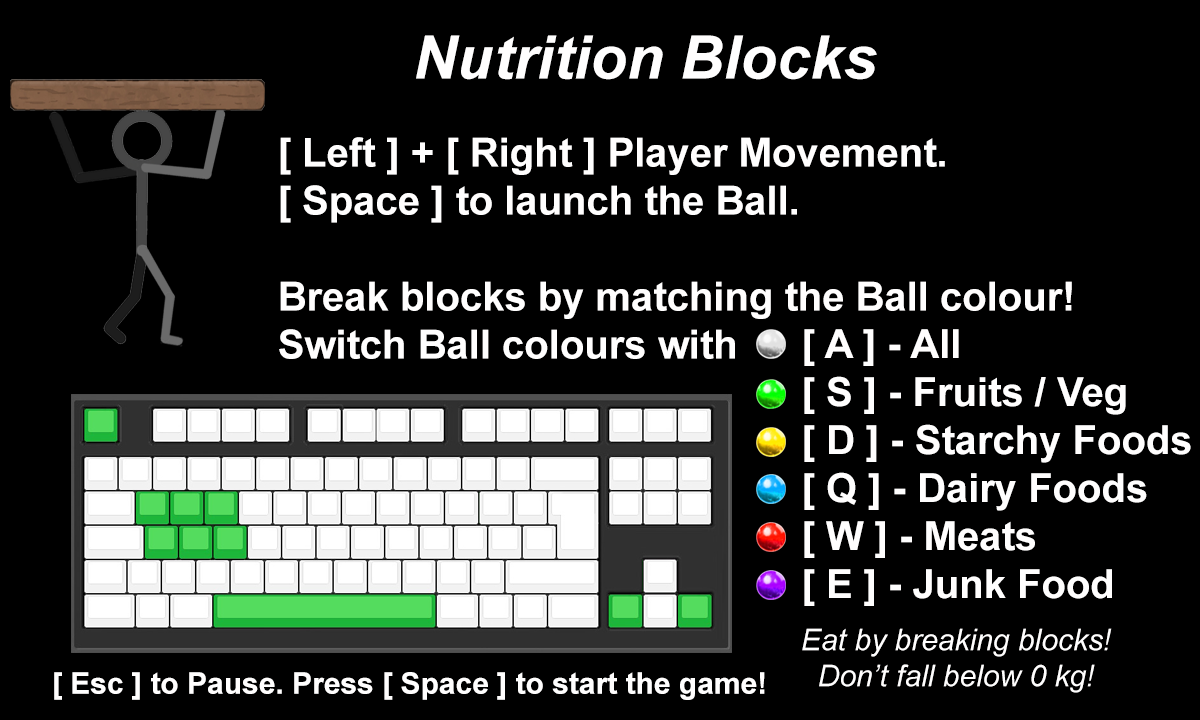
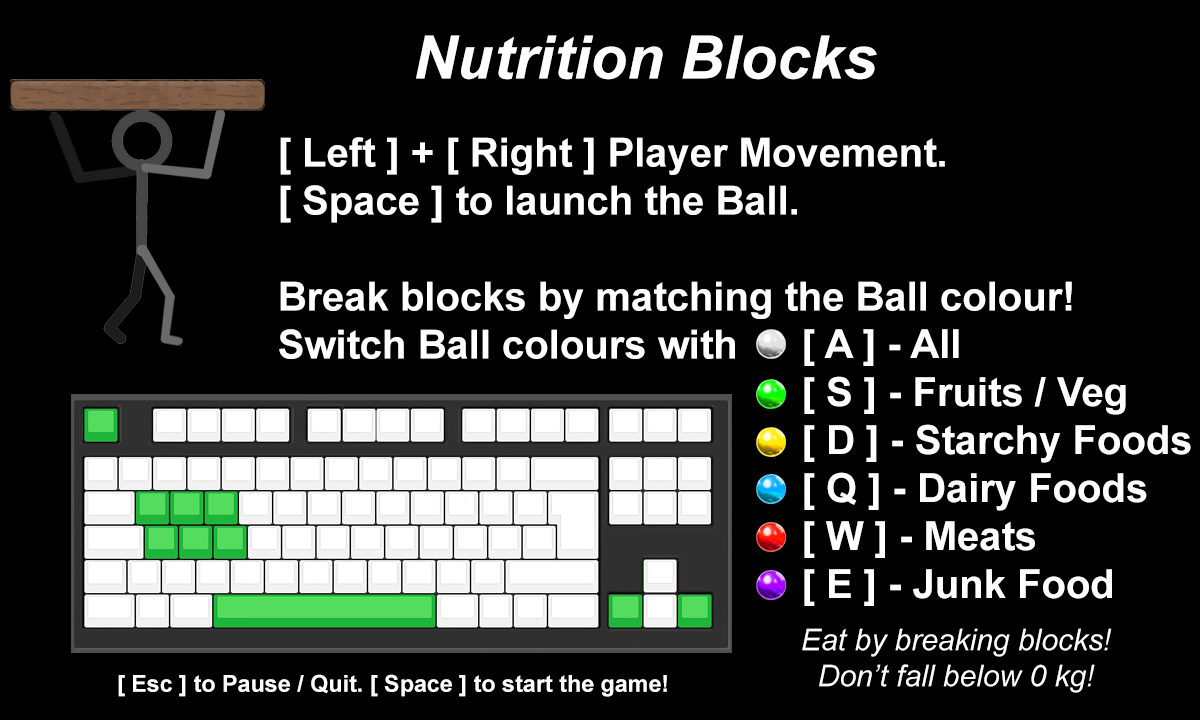
The second (1200, 720) image is a revision of the first. Changes to its layers:
renamed "[ Esc ] to Pause. Press [ Space ] to start the game!" to "[ Esc ] to Pause / Quit. [ Space ] to start the game!", painted on it over [54, 672, 765, 700]
